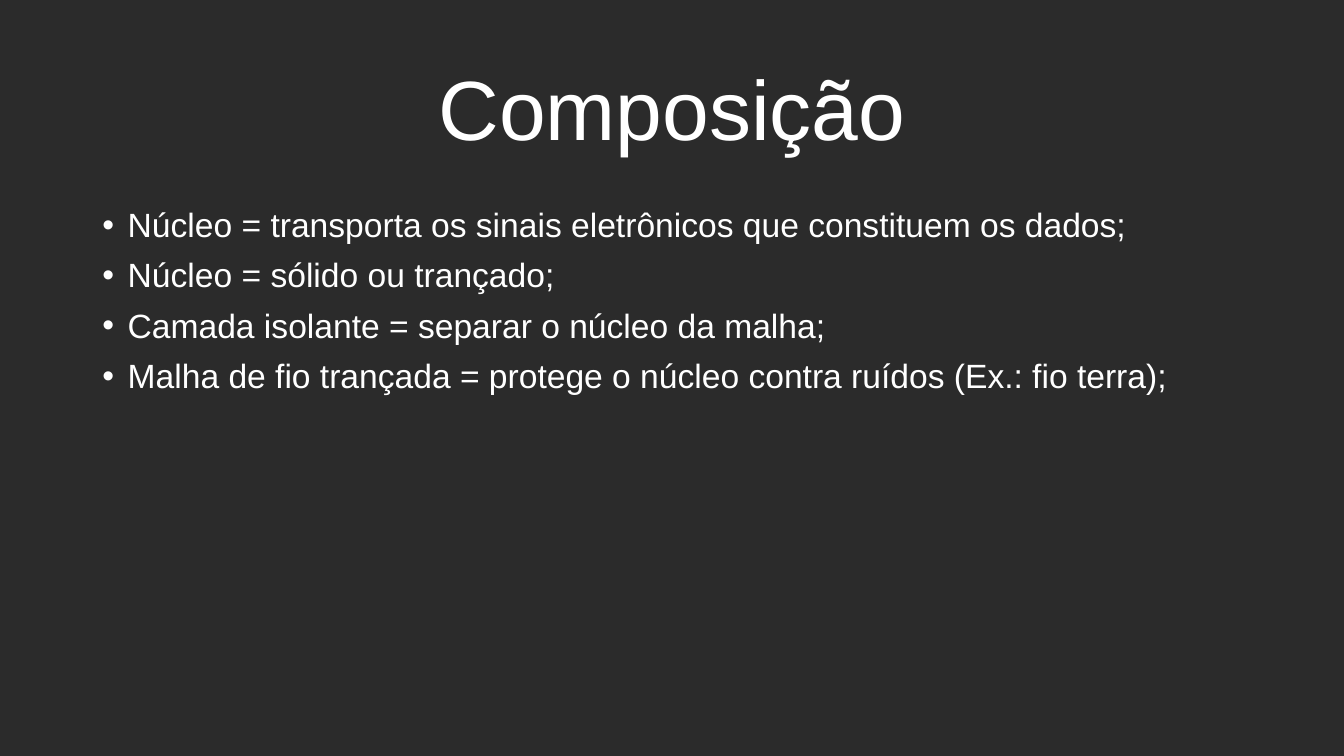
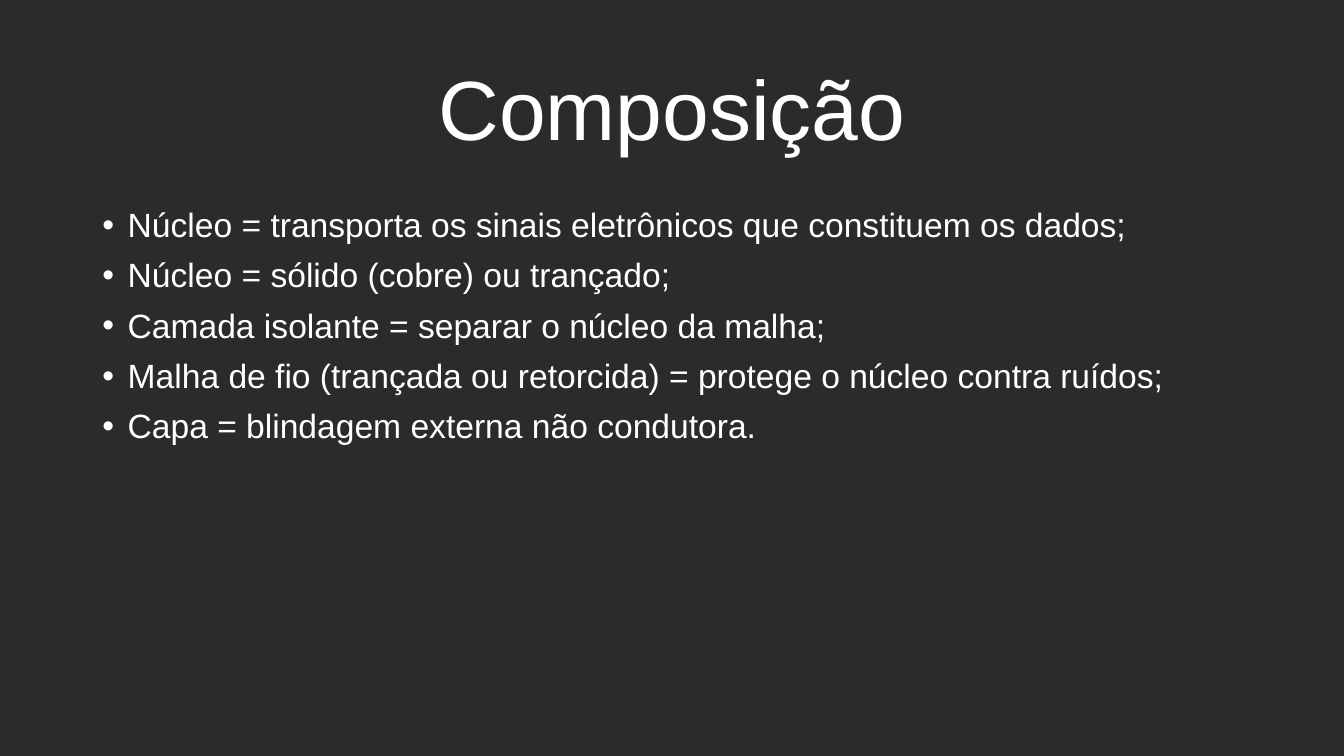
Before and after one commit to MatheusAndreiczuk/3INFO, a slide deck: slide 5 of 10 base 5.pptx (slide 4 before the commit). Drawn at 1344x756 pixels with LibreOffice and Linux fonts; fonts in the diff are those of the drawing; background and template pictures are left out; a plain dark background stands for a picture behind light text. Boxes give left, top, right and bottom in pixels: in the first picture for what was removed or moved away, otherwise in the second. Text is boxed around its words. In the diff, an @@ line names an element or a change of style, - is before the commit and + after.

```diff
--- a/10 base 5.pptx
+++ b/10 base 5.pptx
@@ text at <box>128,262,670,294</box>: text changed @@
-• Núcleo = sólido ou trançado;
+• Núcleo = sólido (cobre) ou trançado;
@@ text at <box>128,363,1163,445</box>: text changed @@
-• Malha de fio trançada = protege o núcleo contra ruídos (Ex.: fio terra);
+• Malha de fio (trançada ou retorcida) = protege o núcleo contra ruídos;
+• Capa = blindagem externa não condutora.
```
Also in this commit, not shown: 4 slides added, 1 slide removed.
